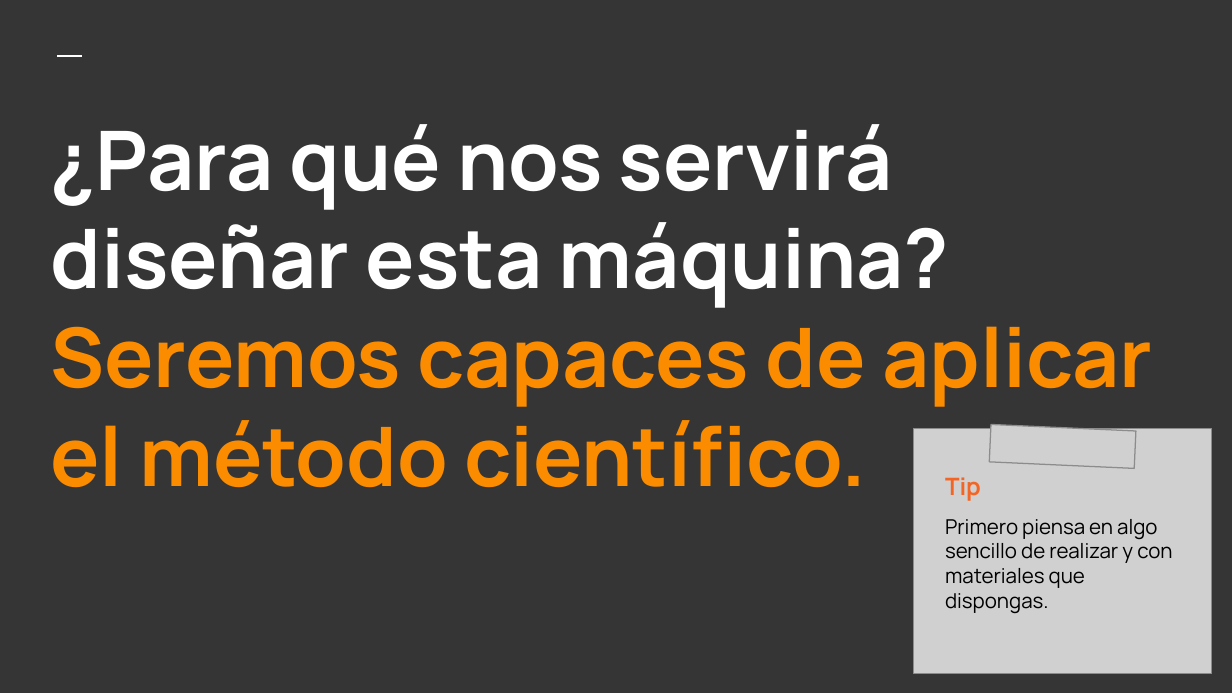
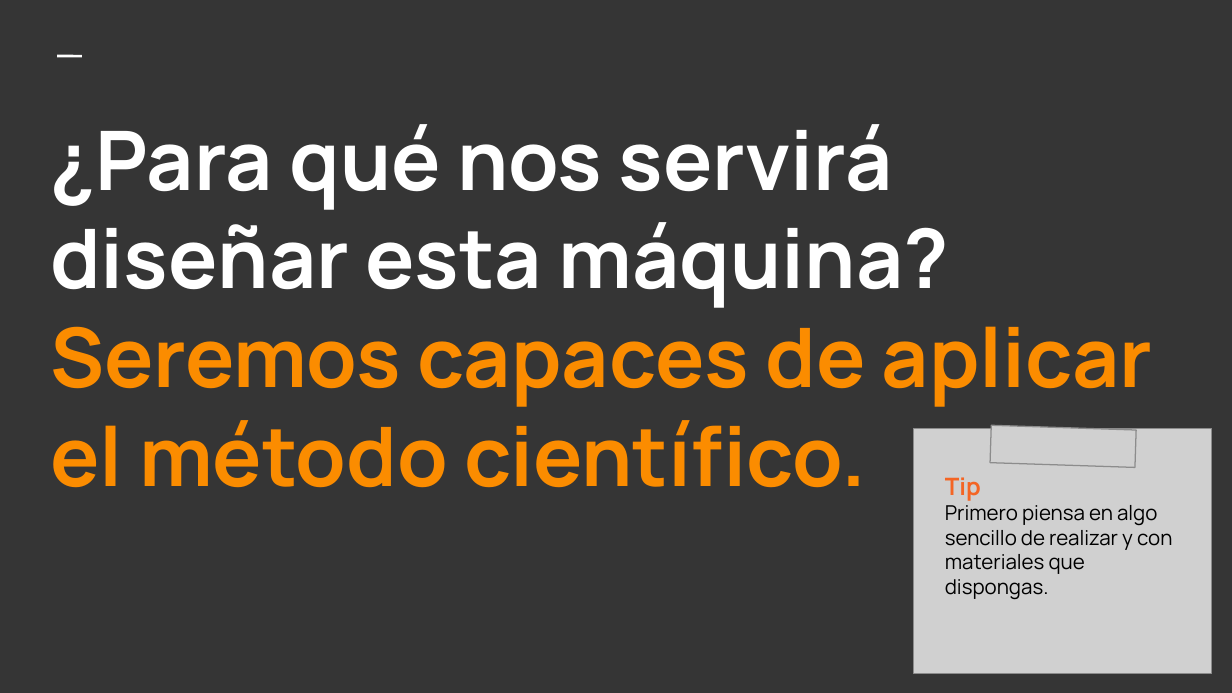
Before and after one commit to camunoz2/cienciasocultas, a slide deck: slide 4 of clases/taller_cientifico/Your big idea.pptx. Drawn at 1232x693 pixels with LibreOffice and Linux fonts; fonts in the diff are those of the drawing; grey boxes stand for pictures. Boxes give left, top, right and bottom in pixels: in the first picture for what was removed or moved away, otherwise in the second. Text is boxed around its words. In the diff, an @@ line names an element or a change of style, - is before the commit and + after.

```diff
--- a/clases/taller_cientifico/Your big idea.pptx
+++ b/clases/taller_cientifico/Your big idea.pptx
@@ text "Tip" at (x1=945, y1=477, x2=1172, y2=600): less space between paragraphs @@
```
Also in this commit, not shown: 4 other slides changed.
